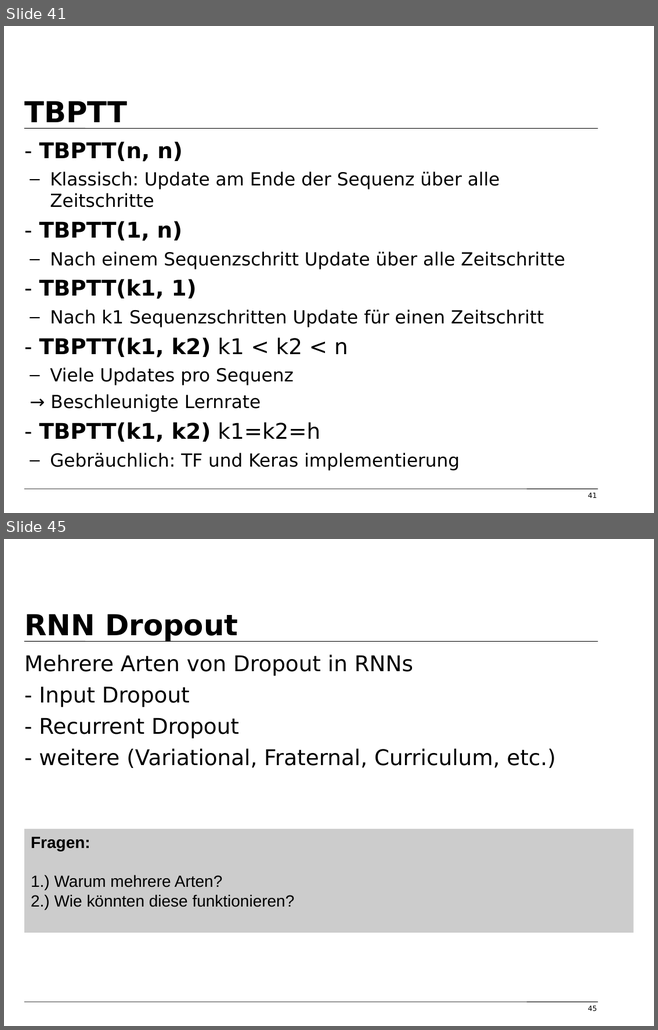
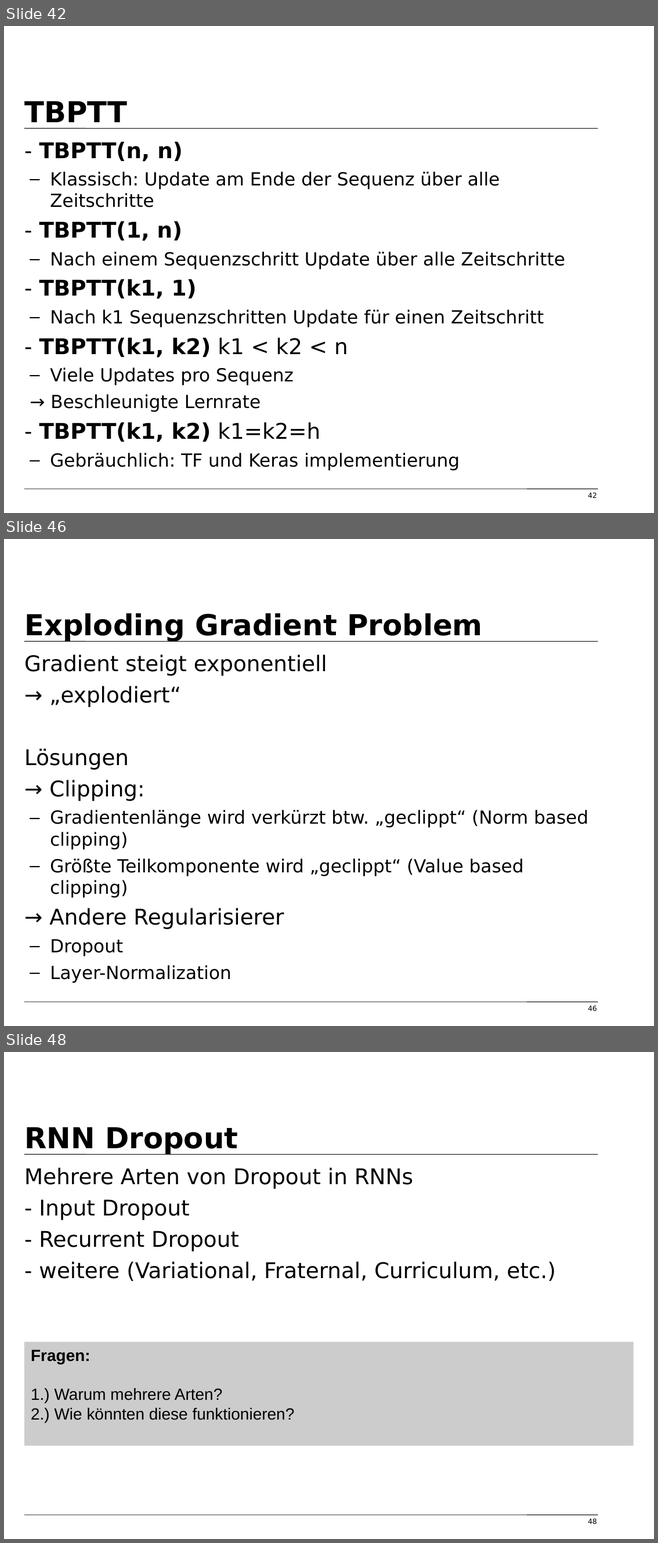
Before and after one commit to tfassbender/deep_learning_team_rnn, a slide deck: vorlesung/vorlesung_rnn_tobias_marvin.odp. Shown one above the other, each under a label of ours: slides 41 and 45 before the commit, slides 42, 46 and 48 after it; the slides between them are not shown. The pictures are 658x1030 and 658x1543 pixels, drawn with LibreOffice and Linux fonts; fonts in the diff are those of the drawing; background and template pictures are left out. Boxes give left, top, right and bottom in pixels: in the first picture for what was removed or moved away, otherwise in the second. Text is boxed around its words. In the diff, an @@ line names an element or a change of style, - is before the commit and + after.

```diff
--- a/vorlesung/vorlesung_rnn_tobias_marvin.odp
+++ b/vorlesung/vorlesung_rnn_tobias_marvin.odp
@@ slide 46 added at box(4, 539, 654, 1026), background #FFFFFF; not listed: 2 template elements that a slide beside it also shows @@
@@ title added at box(24, 613, 482, 642), 32 pt, text #000000, bold @@
+Exploding Gradient Problem
@@ text added at box(24, 654, 588, 983), 20 pt, text #000000 @@
+Gradient steigt exponentiell
+→ „explodiert“
+Lösungen
+→ Clipping:
+  – Gradientenlänge wird verkürzt btw. „geclippt“ (Norm based clipping)
+  – Größte Teilkomponente wird „geclippt“ (Value based clipping)
+→ Andere Regularisierer
+  – Dropout
+  – Layer-Normalization
@@ page number added at box(587, 1005, 597, 1011), 8 pt, text #000000 @@
+46
@@ what was slide 41 is now slide 42 @@
@@ page number at box(587, 492, 597, 498): text changed @@
-41
+42
@@ what was slide 45 is now slide 48 @@
@@ page number at box(587, 1518, 597, 1524): text changed @@
-45
+48
```
Also in this commit, not shown: 7 slides changed, 5 other slides added, 1 slide removed, 3 other files.
